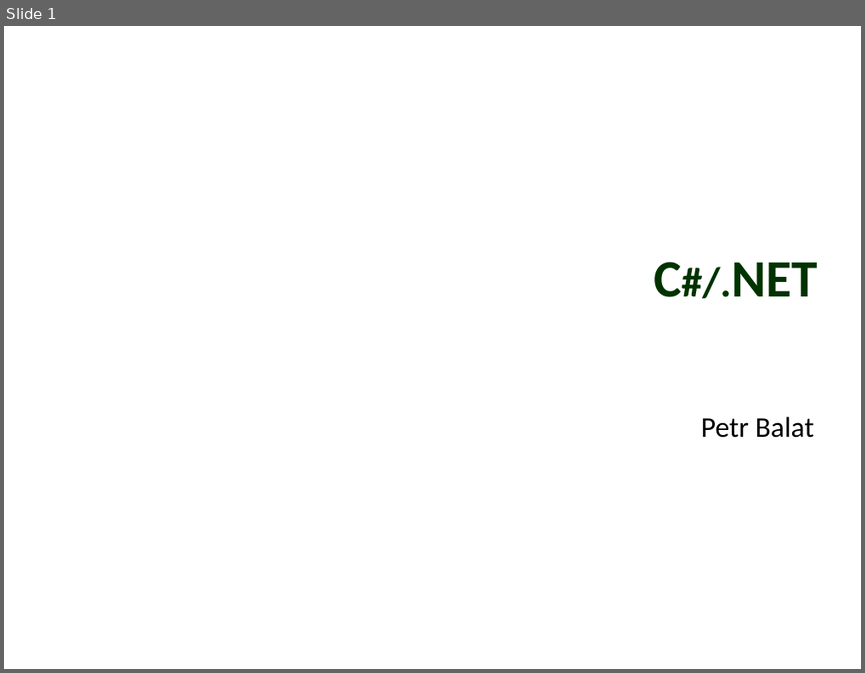
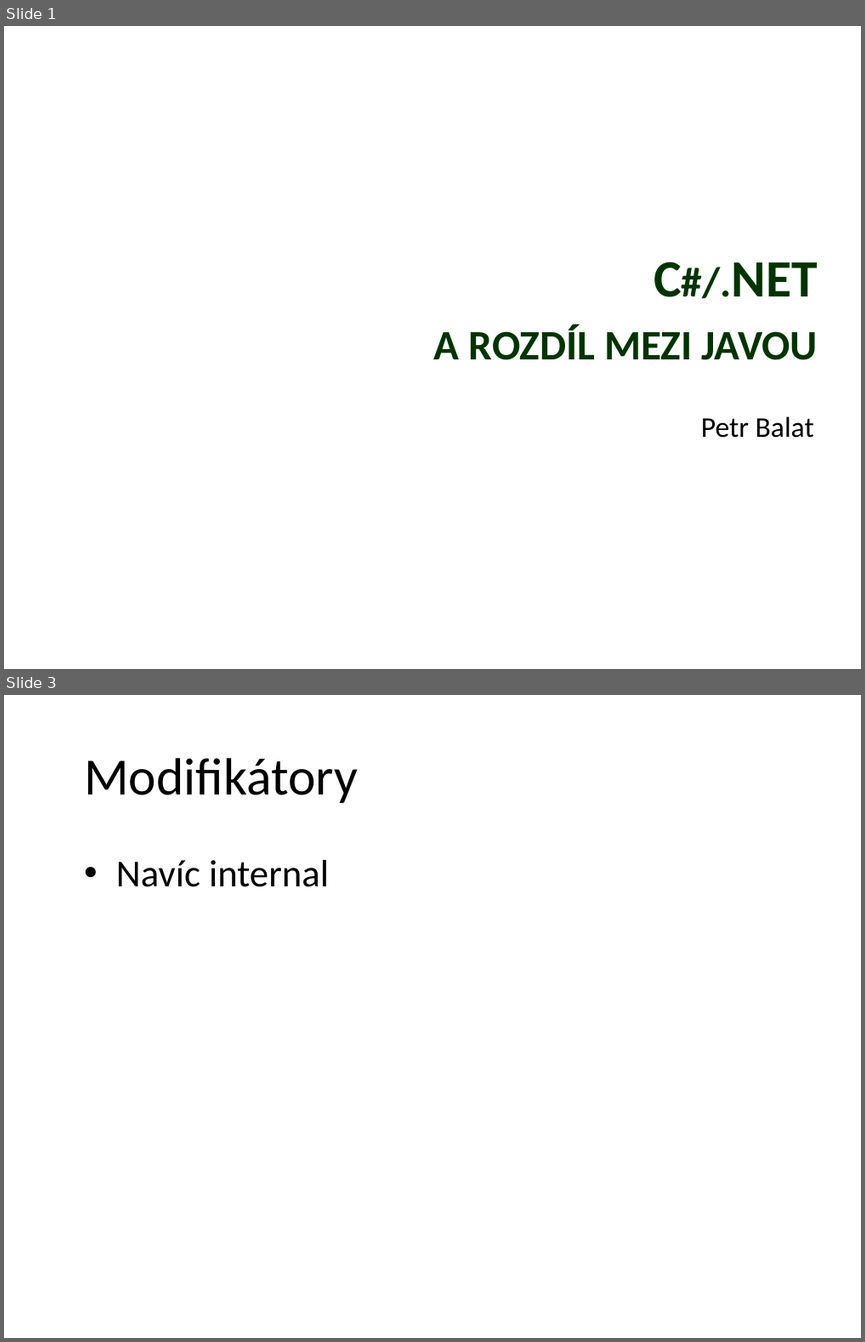
Before and after one commit to petrbalat/Skoleni-Csharp-NET, a slide deck: prezentace.pptx. Shown one above the other, each under a label of ours: slide 1 before the commit, slides 1 and 3 after it; the slides between them are not shown. The pictures are 865x673 and 865x1342 pixels, drawn with LibreOffice and Linux fonts; fonts in the diff are those of the drawing; background and template pictures are left out. Boxes give left, top, right and bottom in pixels: in the first picture for what was removed or moved away, otherwise in the second. Text is boxed around its words. In the diff, an @@ line names an element or a change of style, - is before the commit and + after.

```diff
--- a/prezentace.pptx
+++ b/prezentace.pptx
@@ slide 3 added at (4,695,861,1338), background picture (left out) @@
@@ title added at (84,758,358,803), 44 pt, text #000000 @@
+Modifikátory
@@ text added at (116,860,329,887), 32 pt, text #000000 @@
+• Navíc internal
@@ slide 1 changed as well @@
@@ title at (434,261,817,360): text changed @@
-C#/.NET
+C#/.NET
+a rozdíl mezi javou
```
Also in this commit, not shown: 8 other slides added, 4 slides removed, 5 other files.
